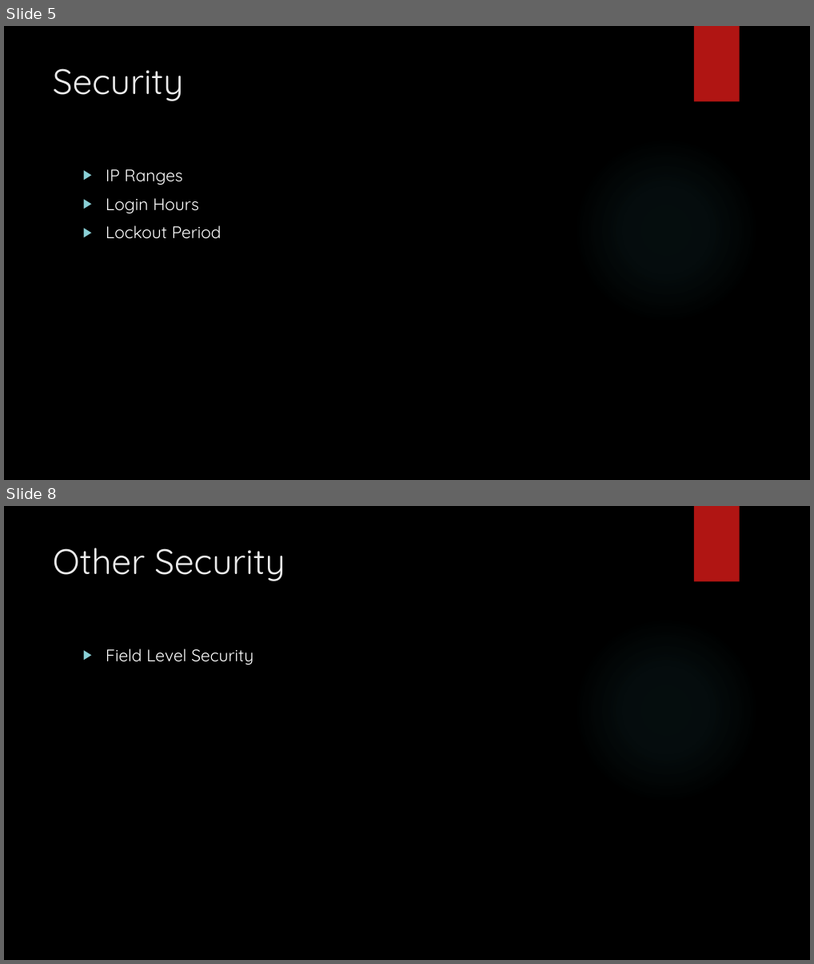
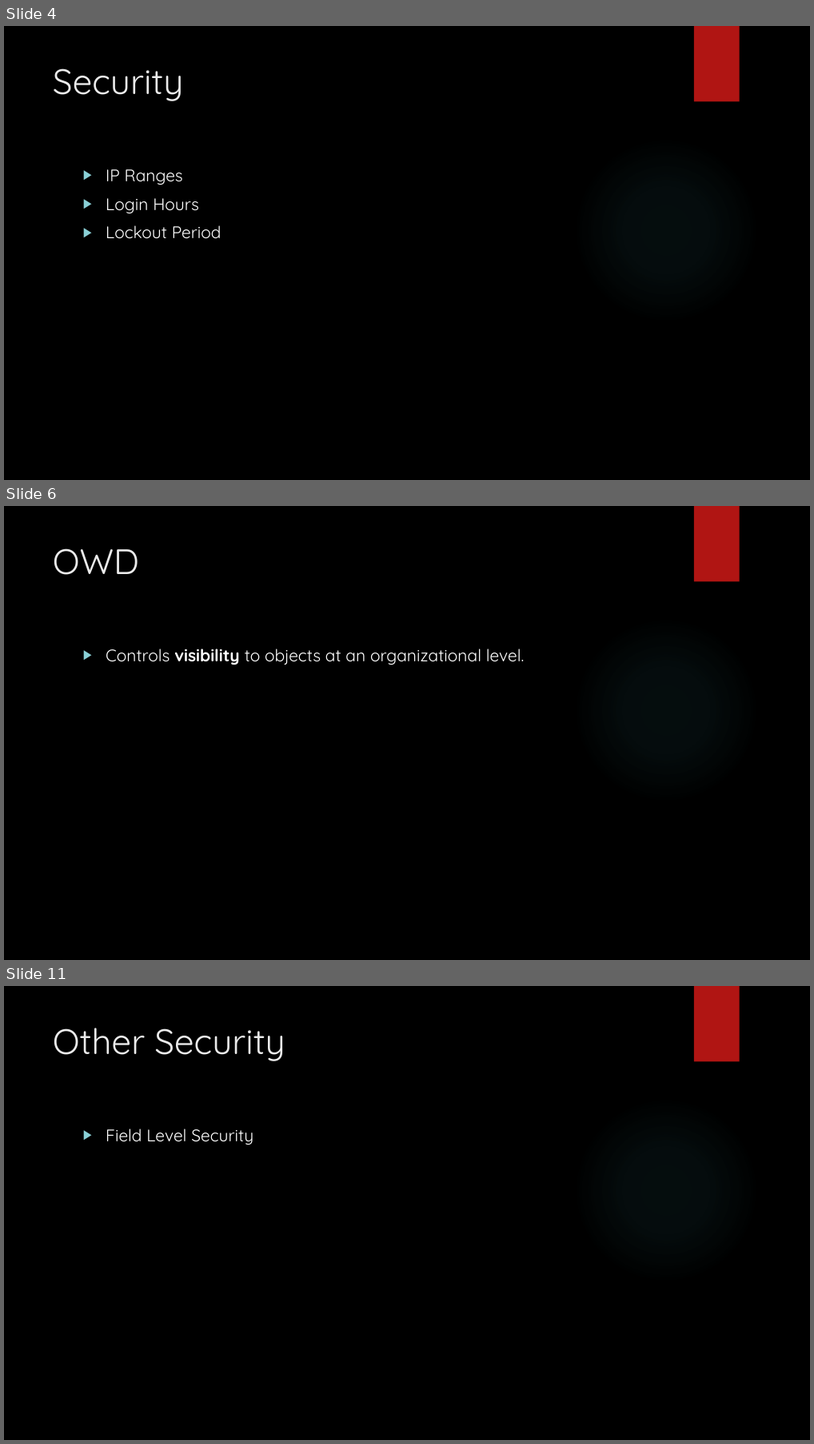
Before and after one commit to ChristianLinenko/Salesforce101, a slide deck: Week 2/Lecture - Week 2.pptx. Shown one above the other, each under a label of ours: slides 5 and 8 before the commit, slides 4, 6 and 11 after it; the slides between them are not shown. The pictures are 814x964 and 814x1444 pixels, drawn with LibreOffice and Linux fonts; fonts in the diff are those of the drawing; background and template pictures are left out. Boxes give left, top, right and bottom in pixels: in the first picture for what was removed or moved away, otherwise in the second. Text is boxed around its words. In the diff, an @@ line names an element or a change of style, - is before the commit and + after.

```diff
--- a/Week 2/Lecture - Week 2.pptx
+++ b/Week 2/Lecture - Week 2.pptx
@@ slide 6 added at <box>4,506,810,960</box>, background picture (left out); not listed: 2 template elements that a slide beside it also shows @@
@@ title added at <box>53,548,139,575</box>, 42 pt, text #EBEBEB @@
+OWD
@@ text added at <box>106,648,525,665</box>, 20 pt, text #FFFFFF @@
+▶ Controls visibility to objects at an organizational level.
@@ what was slide 5 is now slide 4 @@
@@ what was slide 8 is now slide 11 @@
```
Also in this commit, not shown: 3 slides changed, 3 other slides added.
